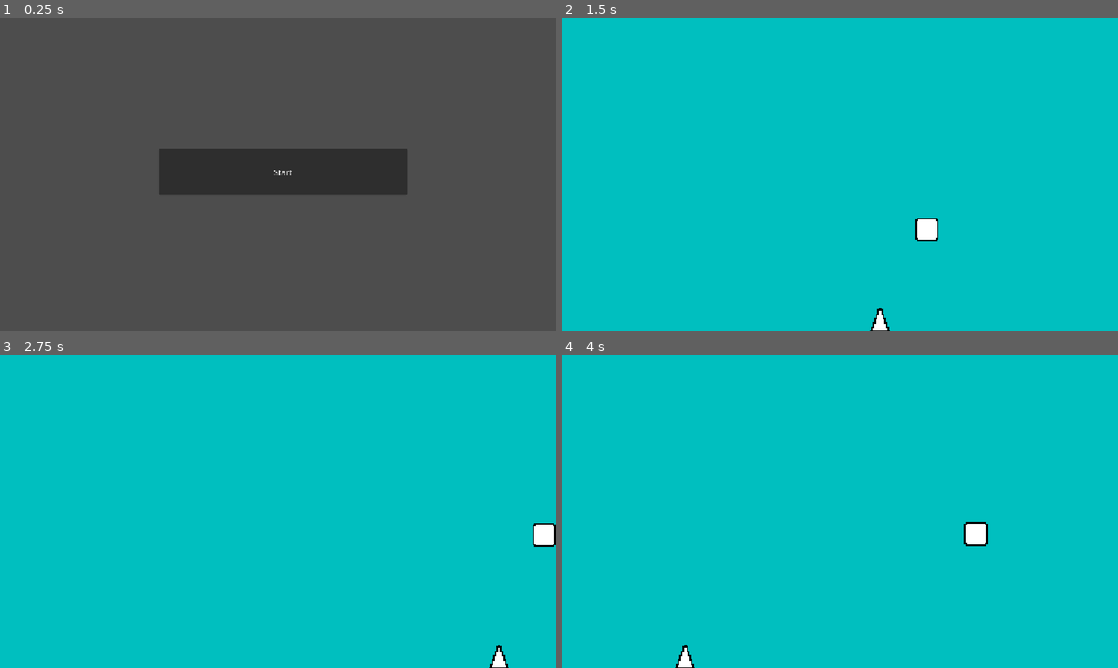
Above: before the commit, frames 1-4 (two rows, left to right).
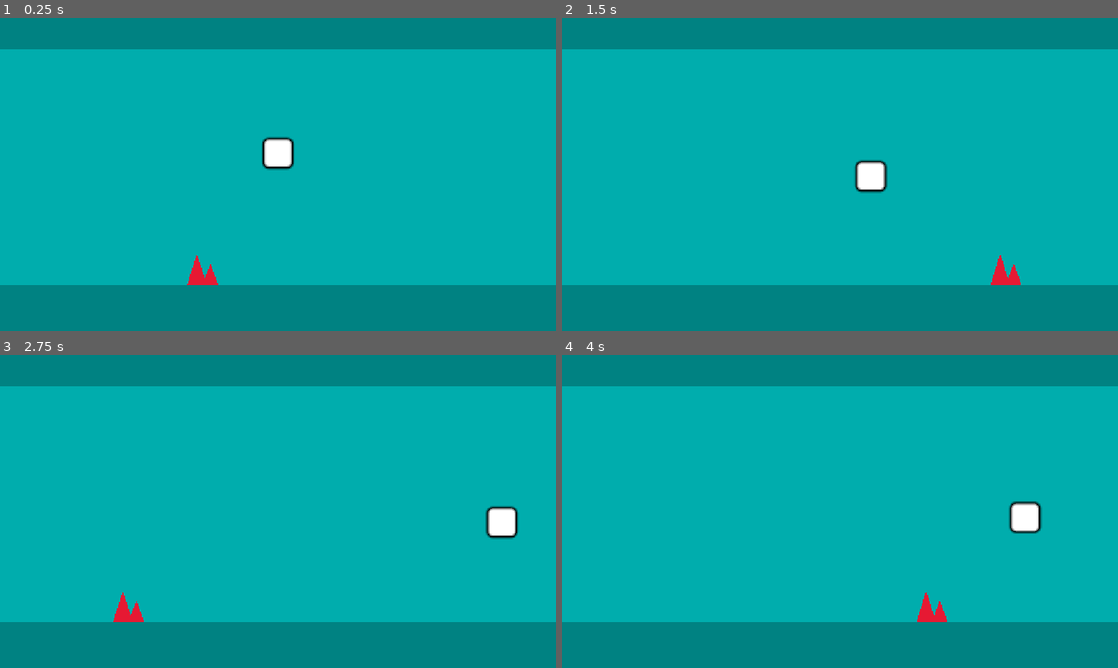
Above: after the commit, the same moments.

Repository: vindognz/dodge-the-spikes
Game: Godot game, scene res://scenes/game.tscn
Two runs of this game, one before a commit and one after it. Both use one fixed random seed, a clock stepped at 60 frames per second and the inputs below. Before the commit the project starts from res://scenes/start.tscn.
Inputs (mouse positions are in pixels of both pictures, inside the frame that each line leads up to):
- Up to frame 1 (0.25 s): no input
- Up to frame 2 (1.5 s): click (845, 171) at 0.5 s, where only the run before the commit has a clickable "Start"; tap Enter at 1.25 s; move the mouse to (962, 158) at 1.27 s; hold Right (right) from 1.28 s (still down); hold Space (jump) from 1.28 s (still down); click (962, 158) at 1.42 s
- Up to frame 3 (2.75 s): keep holding Right (right); move the mouse to (166, 527) at 2.02 s; release Space (jump) at 2.03 s; tap Alt at 2.1 s; tap Space (jump) at 2.27, 2.3, 2.57 s
- Up to frame 4 (4 s): move the mouse to (895, 442) at 2.77 s; release Right (right) at 2.78 s; hold A (left) 2.78-3.53 s; hold Space (jump) 2.78-3.53 s; tap Shift at 2.85 s; move the mouse to (812, 574) at 3.52 s; hold Right (right) from 3.53 s (still down); tap Space (jump) at 3.6, 3.77 s; click (812, 574) at 3.67 s

The runs differ from the first frame. In frame 1, 100% of the frame differs, in the area x 0-100%, y 0-100%; in frame 2, 26%; in frame 3, 26%; in frame 4, 26%.

Commit message:
Player and spike now drawn in code (collisions match), tuned movement!

Diff:
--- a/project.godot
+++ b/project.godot
@@ -11,9 +11,8 @@
 [application]
 
 config/name="dodge-the-spikes"
-run/main_scene="uid://bg5h5hh8q4cqo"
+run/main_scene="uid://d2misia3lhq5r"
 config/features=PackedStringArray("4.7", "Forward Plus")
-config/icon="uid://csghd7noxreme"
 
 [display]
 
--- a/scenes/game.tscn
+++ b/scenes/game.tscn
@@ -7,38 +7,45 @@
 
 [node name="Game" type="Node2D" unique_id=989393803]
 
-[node name="Background" type="ColorRect" parent="." unique_id=908827997]
-offset_left = -192.0
-offset_top = -216.0
-offset_right = 192.0
-color = Color(0, 0.7480419, 0.74804187, 1)
-metadata/_edit_use_anchors_ = true
+[node name="ColorRect" type="ColorRect" parent="." unique_id=714083169]
+offset_left = -144.0
+offset_top = -162.0
+offset_right = 144.0
+color = Color(2.0696223e-06, 0.5087691, 0.5087693, 1)
+
+[node name="ColorRect2" type="ColorRect" parent="." unique_id=628151695]
+offset_left = -144.0
+offset_top = -146.0
+offset_right = 144.0
+offset_bottom = -24.0
+color = Color(0, 0.678862, 0.67886186, 1)
 
 [node name="Player" parent="." unique_id=129299254 instance=ExtResource("1_uwrxv")]
-position = Vector2(0, -108)
+position = Vector2(0, -132)
 
 [node name="Camera" type="Camera2D" parent="." unique_id=1095580906]
-position = Vector2(0, -108)
-zoom = Vector2(3, 3)
+position = Vector2(0, -81)
+zoom = Vector2(4, 4)
 
 [node name="Floor" type="StaticBody2D" parent="." unique_id=119516899]
+position = Vector2(0, -24)
 
 [node name="CollisionShape2D" type="CollisionShape2D" parent="Floor" unique_id=640408712]
 shape = SubResource("WorldBoundaryShape2D_6ygxs")
 
 [node name="Left Wall" type="StaticBody2D" parent="." unique_id=925400220]
+position = Vector2(-128, -24)
 
 [node name="CollisionShape2D" type="CollisionShape2D" parent="Left Wall" unique_id=748030614]
-position = Vector2(-192, 0)
 rotation = 1.5707964
 shape = SubResource("WorldBoundaryShape2D_6ygxs")
 
 [node name="Right Wall" type="StaticBody2D" parent="." unique_id=1354209041]
+position = Vector2(128, -24)
 
 [node name="CollisionShape2D" type="CollisionShape2D" parent="Right Wall" unique_id=2146174953]
-position = Vector2(192, 0)
 rotation = -1.5707964
 shape = SubResource("WorldBoundaryShape2D_6ygxs")
 
 [node name="Spike" parent="." unique_id=1536941388 instance=ExtResource("2_yqjtg")]
-position = Vector2(-64, -8)
+position = Vector2(-64, -32)
--- a/scenes/player.tscn
+++ b/scenes/player.tscn
@@ -1,6 +1,5 @@
 [gd_scene format=3 uid="uid://bvyjhp7v0x04v"]
 
-[ext_resource type="Texture2D" uid="uid://b7e72jgnybf4w" path="res://assets/player.png" id="1_3vyb7"]
 [ext_resource type="Script" uid="uid://cxa0dr5e57cgo" path="res://scripts/player.gd" id="1_g2els"]
 
 [sub_resource type="RectangleShape2D" id="RectangleShape2D_6ygxs"]
@@ -9,8 +8,5 @@
 [node name="Player" type="CharacterBody2D" unique_id=129299254]
 script = ExtResource("1_g2els")
 
-[node name="Sprite2D" type="Sprite2D" parent="." unique_id=1843908559]
-texture = ExtResource("1_3vyb7")
-
 [node name="CollisionShape2D" type="CollisionShape2D" parent="." unique_id=546971703]
 shape = SubResource("RectangleShape2D_6ygxs")
--- a/scenes/spike.tscn
+++ b/scenes/spike.tscn
@@ -1,17 +1,14 @@
 [gd_scene format=3 uid="uid://uxx4nd6pm7q2"]
 
 [ext_resource type="Script" uid="uid://das5yh752d3g5" path="res://scripts/spike.gd" id="1_7a7y0"]
-[ext_resource type="Texture2D" uid="uid://csghd7noxreme" path="res://assets/spike.png" id="1_ljd5v"]
 
 [node name="Spike" type="Node2D" unique_id=1536941388]
 script = ExtResource("1_7a7y0")
 
 [node name="Area2D" type="Area2D" parent="." unique_id=1327343234]
 
-[node name="Sprite2D" type="Sprite2D" parent="Area2D" unique_id=446758448]
-texture = ExtResource("1_ljd5v")
+[node name="CollisionPolygon2D" type="CollisionPolygon2D" parent="Area2D" unique_id=154330122]
 
-[node name="CollisionPolygon2D" type="CollisionPolygon2D" parent="Area2D" unique_id=154330122]
-polygon = PackedVector2Array(0, 0, 0, -8, -7, 8, 7, 8, 0, -8, 0, -8, 0, -8)
+[node name="CollisionPolygon2D2" type="CollisionPolygon2D" parent="Area2D" unique_id=1217518545]
 
 [connection signal="body_entered" from="Area2D" to="." method="_on_area_2d_body_entered"]
--- a/scripts/player.gd
+++ b/scripts/player.gd
@@ -1,15 +1,30 @@
 extends CharacterBody2D
 
-const SPEED = 300.0
-const JUMP_VELOCITY = 400.0
+const SPEED = 80.0
+const JUMP_VELOCITY = 350.0
+const GRAVITY = Vector2(0, 1200) #Vector2(0, 980.0)
+
+func _draw():
+	var style = StyleBoxFlat.new()
+	style.bg_color = Color(1.0, 1.0, 1.0, 1.0) # your purple
+	style.corner_radius_top_left = 2
+	style.corner_radius_top_right = 2
+	style.corner_radius_bottom_left = 2
+	style.corner_radius_bottom_right = 2
+	style.border_width_left = 1
+	style.border_width_right = 1
+	style.border_width_top = 1
+	style.border_width_bottom = 1
+	style.border_color = Color(0.0, 0.0, 0.0, 1.0) # white
+	draw_style_box(style, Rect2(-8, -8, 16, 16))
 
 func _physics_process(delta: float) -> void:
 	# Handle gravity
 	if not is_on_floor():
-		velocity += get_gravity() * delta
+		velocity += GRAVITY * delta
 
 	# Handle jumping
-	if Input.is_action_just_pressed("jump") and is_on_floor():
+	if Input.is_action_pressed("jump") and is_on_floor():
 		velocity.y = -JUMP_VELOCITY
 
 	# Get the input direction and handle the movement/deceleration.
--- a/scripts/spike.gd
+++ b/scripts/spike.gd
@@ -2,18 +2,40 @@
 
 const SPEED = 100
 @onready var camera: Camera2D = get_parent().get_node("Camera")
+@onready var collision_main: CollisionPolygon2D = $Area2D/CollisionPolygon2D
+@onready var collision_secondary: CollisionPolygon2D = $Area2D/CollisionPolygon2D2
+
 var screen_width: float
+
+var main_points = PackedVector2Array([
+	Vector2(-8, 8),
+	Vector2(2, 8),
+	Vector2(-3, -8)
+])
+
+var secondary_points = PackedVector2Array([
+	Vector2(0, 8),
+	Vector2(8, 8),
+	Vector2(4, -3)
+])
+
+func _draw():
+	var color = Color(0.9, 0.1, 0.2)
+	draw_polygon(main_points, PackedColorArray([color]))
+	draw_polygon(secondary_points, PackedColorArray([color]))
 
 # Called once upon instantiation
 func _ready() -> void:
 	screen_width = get_viewport_rect().size.x / camera.zoom.x
+	collision_main.polygon = main_points
+	collision_secondary.polygon = secondary_points
 
 # Called every frame.
 func _process(delta: float) -> void:
 	position.x += SPEED * delta
-
 	if position.x > screen_width/2:
 		position.x = -screen_width/2
 
 func _on_area_2d_body_entered(body: Node2D) -> void:
-	print("COLLISION")
+	if body is CharacterBody2D:
+		print("COLLISION")
Binary file removed: assets/player.png
Not shown, removed: assets/player.png.import
Binary file removed: assets/spike.png
Not shown, removed: assets/spike.png.import
